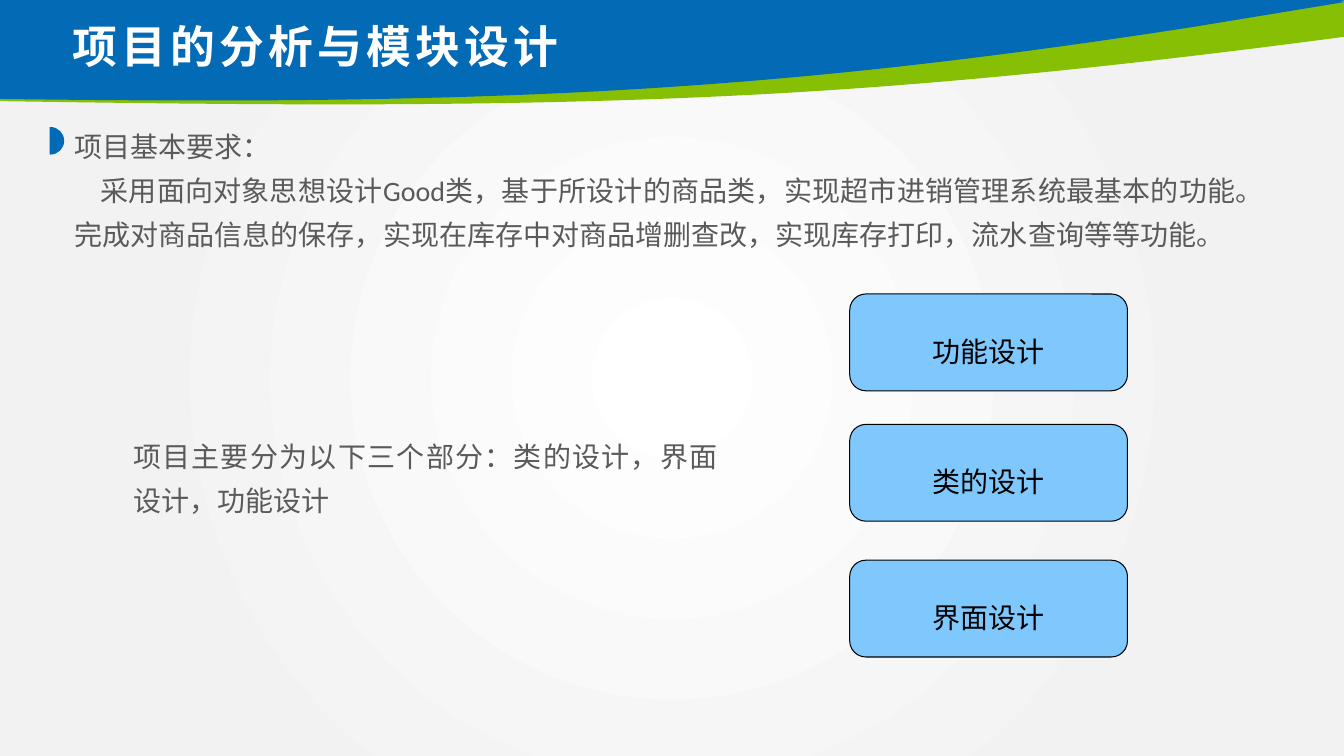
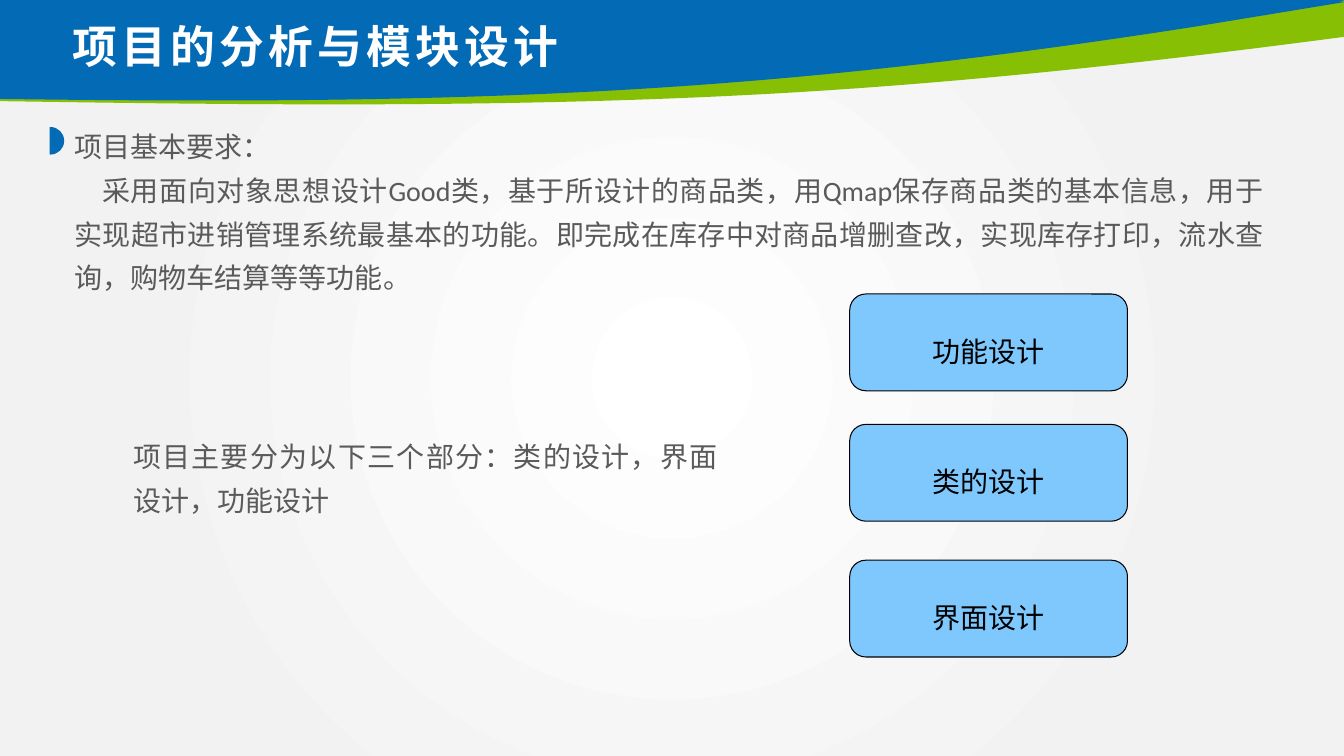
Before and after one commit to CH3OCH3-lio/shop-management, a slide deck: slide 4 of 2019013121_林炅答辩.pptx. Drawn at 1344x756 pixels with LibreOffice and Linux fonts; fonts in the diff are those of the drawing; background and template pictures are left out. Boxes give left, top, right and bottom in pixels: in the first picture for what was removed or moved away, otherwise in the second. Text is boxed around its words. In the diff, an @@ line names an element or a change of style, - is before the commit and + after.

```diff
--- a/2019013121_林炅答辩.pptx
+++ b/2019013121_林炅答辩.pptx
@@ text at (75, 177, 1264, 291): text changed @@
-采用面向对象思想设计Good类，基于所设计的商品类，实现超市进销管理系统最基本的功能。完成对商品信息的保存，实现在库存中对商品增删查改，实现库存打印，流水查询等等功能。
+采用面向对象思想设计Good类，基于所设计的商品类，用Qmap保存商品类的基本信息，用于实现超市进销管理系统最基本的功能。即完成在库存中对商品增删查改，实现库存打印，流水查询，购物车结算等等功能。
```
Also in this commit, not shown: 3 other slides changed, 5 slides added, 4 slides removed, 2 other files.
